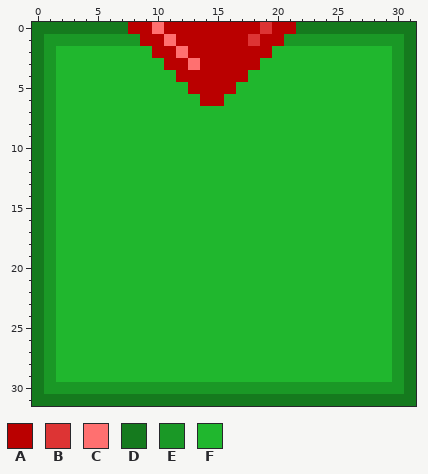
Pixel-art sprite: assets/png/dblock-d.png. That is the earlier state.
The file is 32x32 pixels. Colours within 5 levels of each other are drawn and written as one.
Palette (. is transparent): A #ba0000  B #dd3434  C #ff7070  D #157a1e  E #1a9826  F #20b72e
And afterwards:
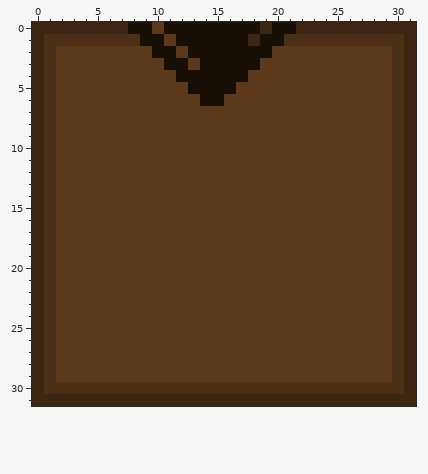
What changed:
colour A: #ba0000 -> #180f07
colour D: #157a1e -> #3c2611
colour E: #1a9826 -> #4c3015
colour F: #20b72e -> #5c3a19
Changed rows in their new state; - is a pixel that keeps its letter.
first column x 10:
 0 F--------D
 1 -F------D-
 2 --F-------
 3 ---F------
Changed places in both pictures, as pixel boxes (x1, y1, x2, y2):
changed: (32, 22, 416, 406)
